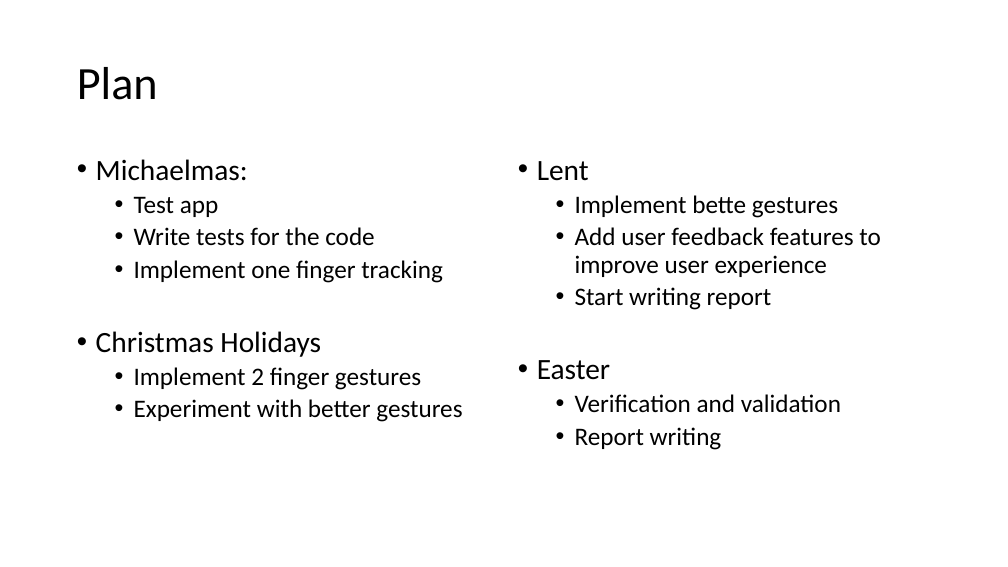
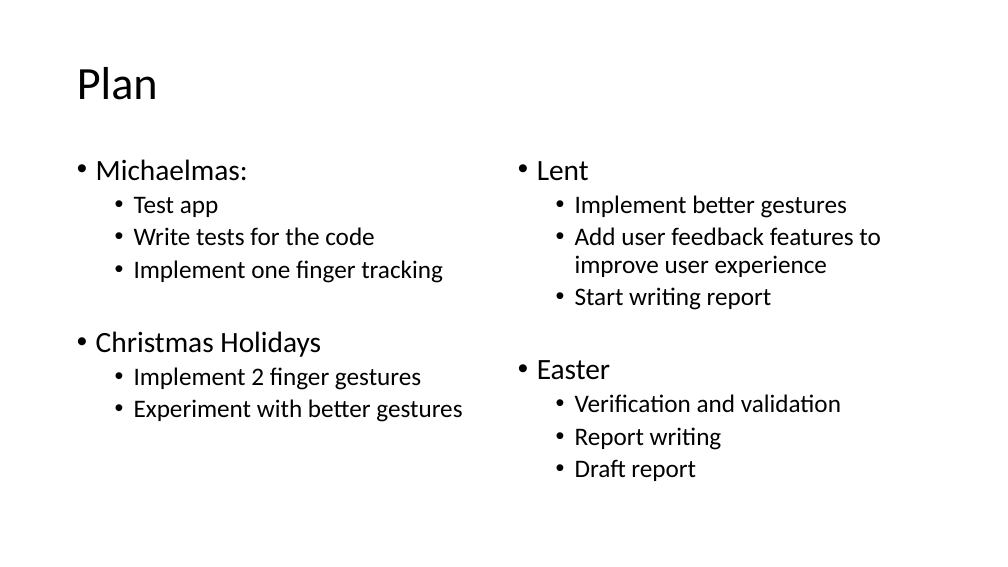
Before and after one commit to ievacerny/IIB-Project, a slide deck: slide 5 of Notes/Michaelmas_Presentation.pptx. Drawn at 1008x567 pixels with LibreOffice and Linux fonts; fonts in the diff are those of the drawing. Boxes give left, top, right and bottom in pixels: in the first picture for what was removed or moved away, otherwise in the second. Text is boxed around its words. In the diff, an @@ line names an element or a change of style, - is before the commit and + after.

```diff
--- a/Notes/Michaelmas_Presentation.pptx
+++ b/Notes/Michaelmas_Presentation.pptx
@@ text at <box>575,195,847,218</box>: text changed @@
-  • Implement bette gestures
+  • Implement better gestures
@@ text at <box>575,459,696,481</box>: paragraph added @@
+  • Draft report
```
Also in this commit, not shown: 4 other slides changed, 1 other file.
